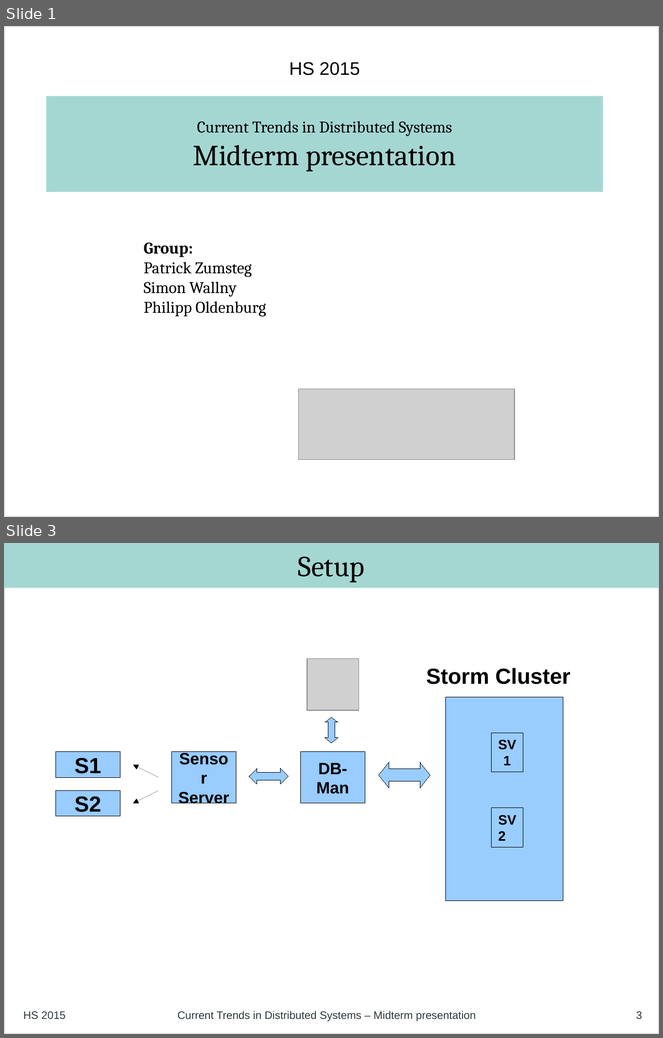
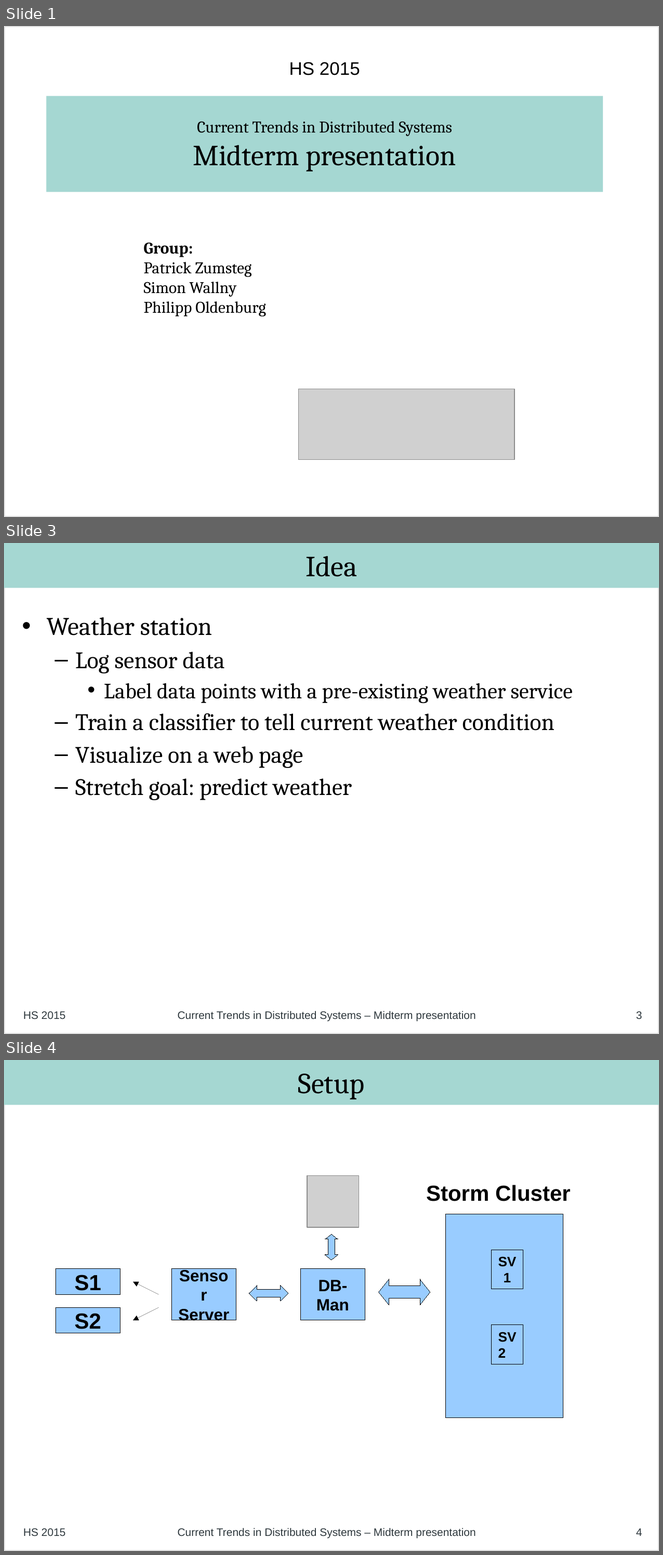
Before and after one commit to philipp-oldenburg/ctds-storm, a slide deck: Project-Weather-Station/Mid Term Presentation - Final.odp. Shown one above the other, each under a label of ours: slides 1 and 3 before the commit, slides 1, 3 and 4 after it; the slides between them are not shown. The pictures are 663x1038 and 663x1555 pixels, drawn with LibreOffice and Linux fonts; fonts in the diff are those of the drawing; grey boxes stand for pictures. Boxes give left, top, right and bottom in pixels: in the first picture for what was removed or moved away, otherwise in the second. Text is boxed around its words. In the diff, an @@ line names an element or a change of style, - is before the commit and + after.

Commit message:
added idea slide

```diff
--- a/Project-Weather-Station/Mid Term Presentation - Final.odp
+++ b/Project-Weather-Station/Mid Term Presentation - Final.odp
@@ slide 3 added at box(4, 543, 659, 1034), background #FFFFFF; not listed: 1 template element that a slide beside it also shows @@
@@ title added at box(4, 543, 659, 588), fill #A5D7D2, 32 pt, text #000000 @@
+Idea
@@ text added at box(47, 617, 573, 800), 26 pt, text #000000 @@
+• Weather station
+  – Log sensor data
+    • Label data points with a pre-existing weather service
+  – Train a classifier to tell current weather condition
+  – Visualize on a web page
+  – Stretch goal: predict weather
@@ text added at box(23, 1012, 66, 1019), 12 pt, text #2D373C @@
+HS 2015
@@ text added at box(178, 1011, 476, 1022), 12 pt, text #2D373C @@
+Current Trends in Distributed Systems – Midterm presentation
@@ page number added at box(636, 1012, 643, 1019), 12 pt, text #2D373C @@
+3
@@ what was slide 3 is now slide 4 @@
@@ page number at box(636, 1529, 643, 1536): text changed @@
-3
+4
```
Also in this commit, not shown: 2 slides changed.
